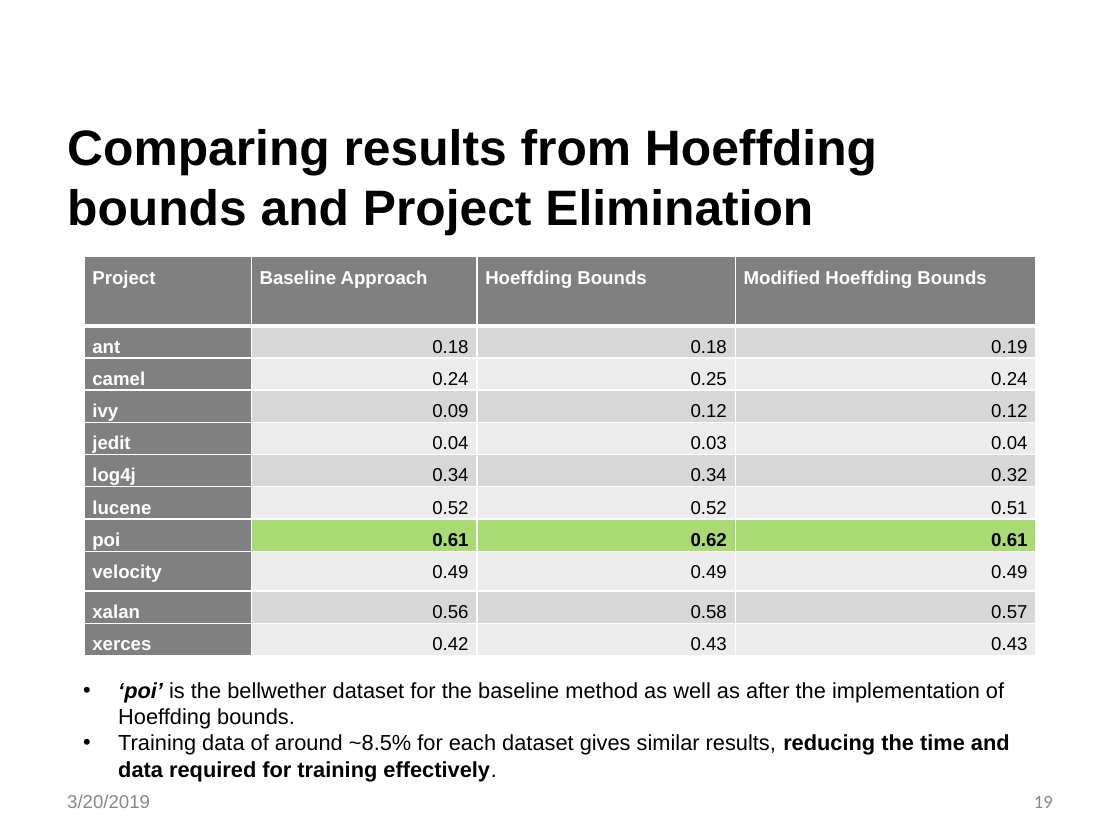
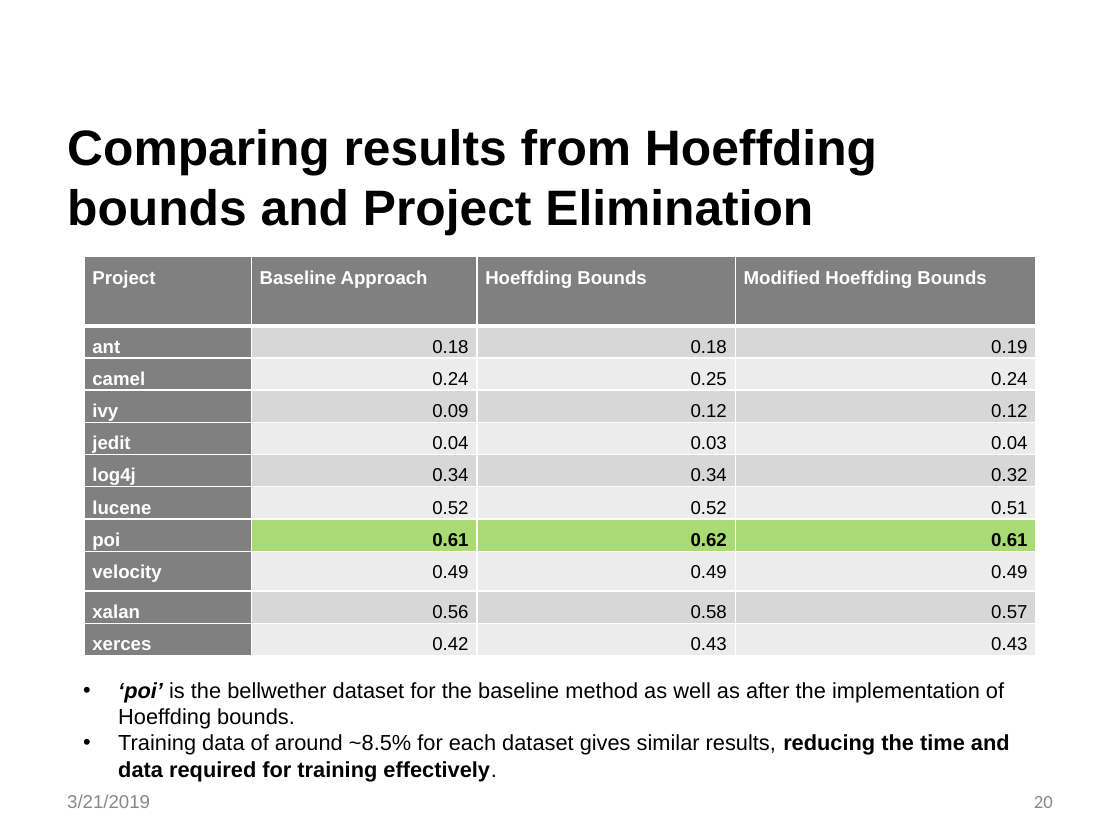
Before and after one commit to akshaynalwaya/Thesis-project-Bellwethers, a slide deck: slide 20 of Bellwethers.pptx (slide 19 before the commit). Drawn at 1120x840 pixels with LibreOffice and Linux fonts; fonts in the diff are those of the drawing; background and template pictures are left out. Boxes give left, top, right and bottom in pixels: in the first picture for what was removed or moved away, otherwise in the second. Text is boxed around its words. In the diff, an @@ line names an element or a change of style, - is before the commit and + after.

```diff
--- a/Bellwethers.pptx
+++ b/Bellwethers.pptx
@@ text at (67,794,150,808): text changed @@
-3/20/2019
+3/21/2019
@@ page number at (1034,796,1053,808): text changed @@
-19
+20
```
Also in this commit, not shown: 21 other slides changed, 1 slide added, 2 other files.
